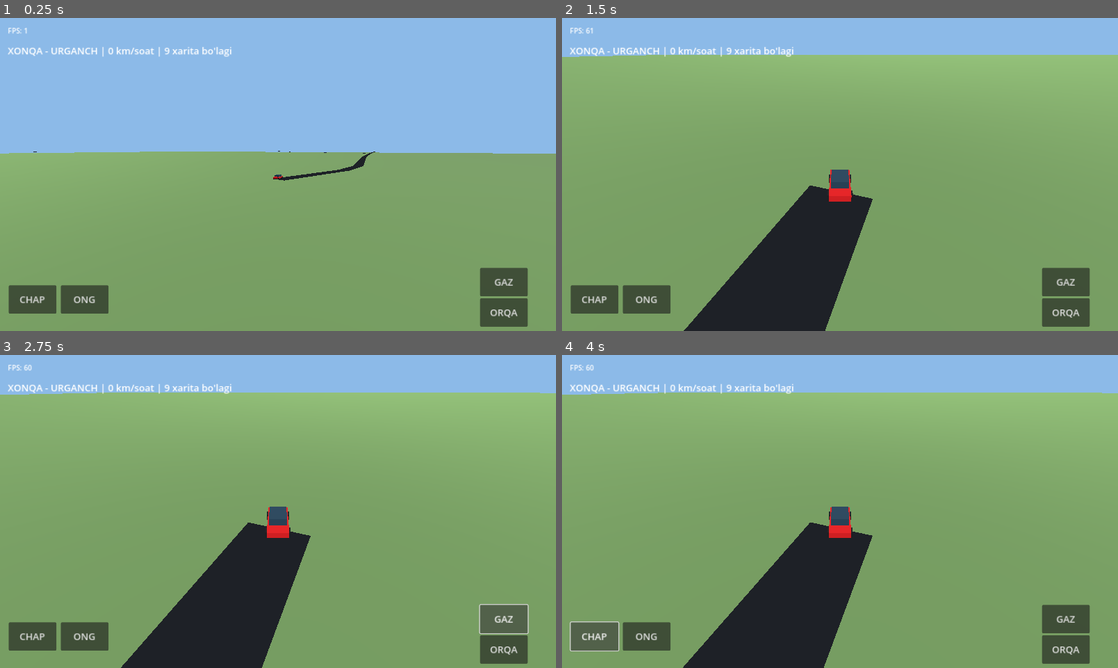
Above: before the commit, frames 1-4 (two rows, left to right).
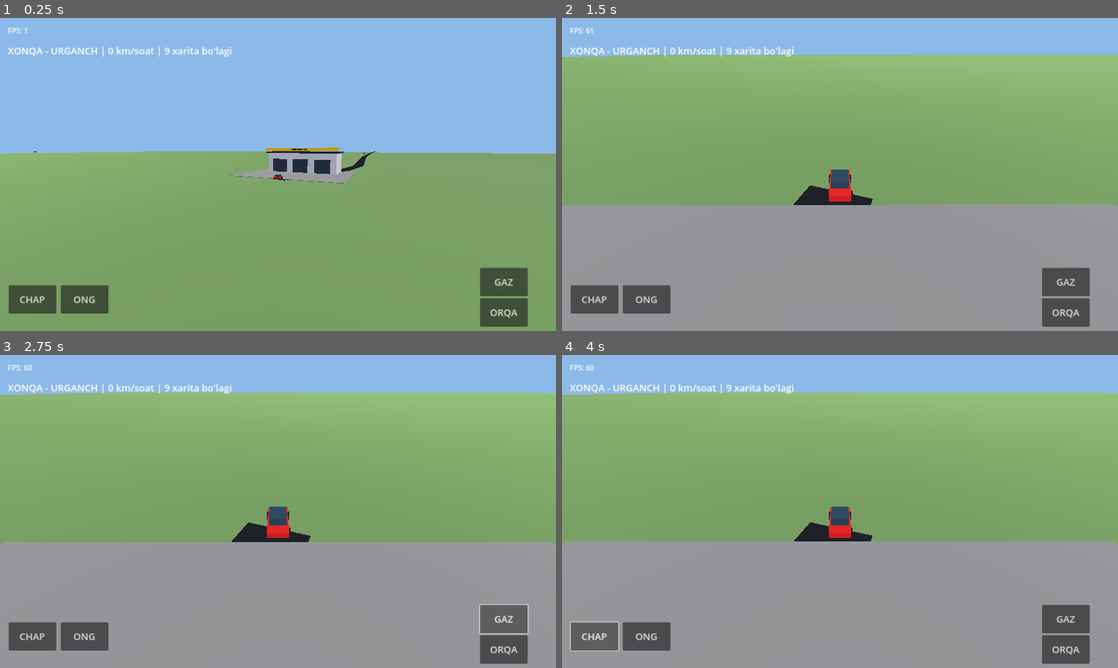
Above: after the commit, the same moments.

Repository: islombekshonazarov0111-wq/XONQA-URGANCH-OPENWORLD
Game: Godot game, scene res://scenes/world/Main.tscn
Same seed, same stepped clock (60 frames per second), same inputs: the game is played once before the commit and once after it.
Inputs (mouse positions are in pixels of both pictures, inside the frame that each line leads up to):
- Up to frame 1 (0.25 s): no input
- Up to frame 2 (1.5 s): move the mouse to (962, 158) at 0.52 s; hold Right (ui_right) 0.53-1.25 s; click (962, 158) at 0.67 s; drag from (728, 190) to (812, 237) at 1.27 s
- Up to frame 3 (2.75 s): click "GAZ" at 2 s
- Up to frame 4 (4 s): click "ORQA" at 2.75 s; click "CHAP" at 3.5 s

The runs differ from the first frame. In frame 1, 1.5% of the frame differs, in the area x 41-64%, y 41-53%; in frame 2, 37%; in frame 3, 37%; in frame 4, 37%, in the area x 0-100%, y 59-100%.

Commit message:
Add FORSAJ 3D service and spawn GPS

Diff:
--- /dev/null
+++ b/data/map/forsaj_spawn.json
@@ -0,0 +1,6 @@
+{
+  "name": "AVTO SERVICE CENTRE FORSAJ",
+  "latitude": 41.4642803,
+  "longitude": 60.7739133,
+  "spawn_heading": 0.0
+}
--- a/scripts/world/PlayableWorld.gd
+++ b/scripts/world/PlayableWorld.gd
@@ -37,6 +37,7 @@
     add_child(car)
     car.position = Vector3(114.44, 0.85, 295.63)
     _create_car()
+    _create_forsaj_service()
     var env := Environment.new()
     env.background_mode = Environment.BG_COLOR
     env.background_color = Color(0.55, 0.73, 0.91)
@@ -205,3 +206,35 @@
     inst.material_override = mat
     inst.cast_shadow = GeometryInstance3D.SHADOW_CASTING_SETTING_OFF
     parent.add_child(inst)
+
+
+func _create_forsaj_service() -> void:
+    var service := Node3D.new()
+    service.name = "AVTO_SERVICE_CENTRE_FORSAJ"
+    service.position = Vector3(114.44, 0.0, 315.0)
+    add_child(service)
+
+    var concrete := _material(Color(0.48, 0.48, 0.48))
+    var walls := _material(Color(0.78, 0.79, 0.81))
+    var roof := _material(Color(0.12, 0.18, 0.27))
+    var door := _material(Color(0.17, 0.22, 0.28))
+    var yellow := _material(Color(0.98, 0.72, 0.08))
+
+    _box(service, Vector3(45, 0.15, 35), Vector3(0, 0, 0), concrete)
+    _box(service, Vector3(32, 9, 13), Vector3(0, 4.5, 10), walls)
+    _box(service, Vector3(34, 0.8, 15), Vector3(0, 9.3, 10), roof)
+
+    for x in [-10.0, 0.0, 10.0]:
+        _box(service, Vector3(7, 6, 0.15), Vector3(x, 3.2, 3.4), door)
+
+    _box(service, Vector3(34, 1.4, 0.3), Vector3(0, 10.6, 2.3), yellow)
+
+    var sign_label := Label3D.new()
+    sign_label.text = "AVTO SERVICE CENTRE FORSAJ"
+    sign_label.font_size = 72
+    sign_label.pixel_size = 0.007
+    sign_label.position = Vector3(0, 10.6, 2.05)
+    sign_label.modulate = Color.BLACK
+    service.add_child(sign_label)
+
+    print("FORSAJ servis maketi yaratildi")
